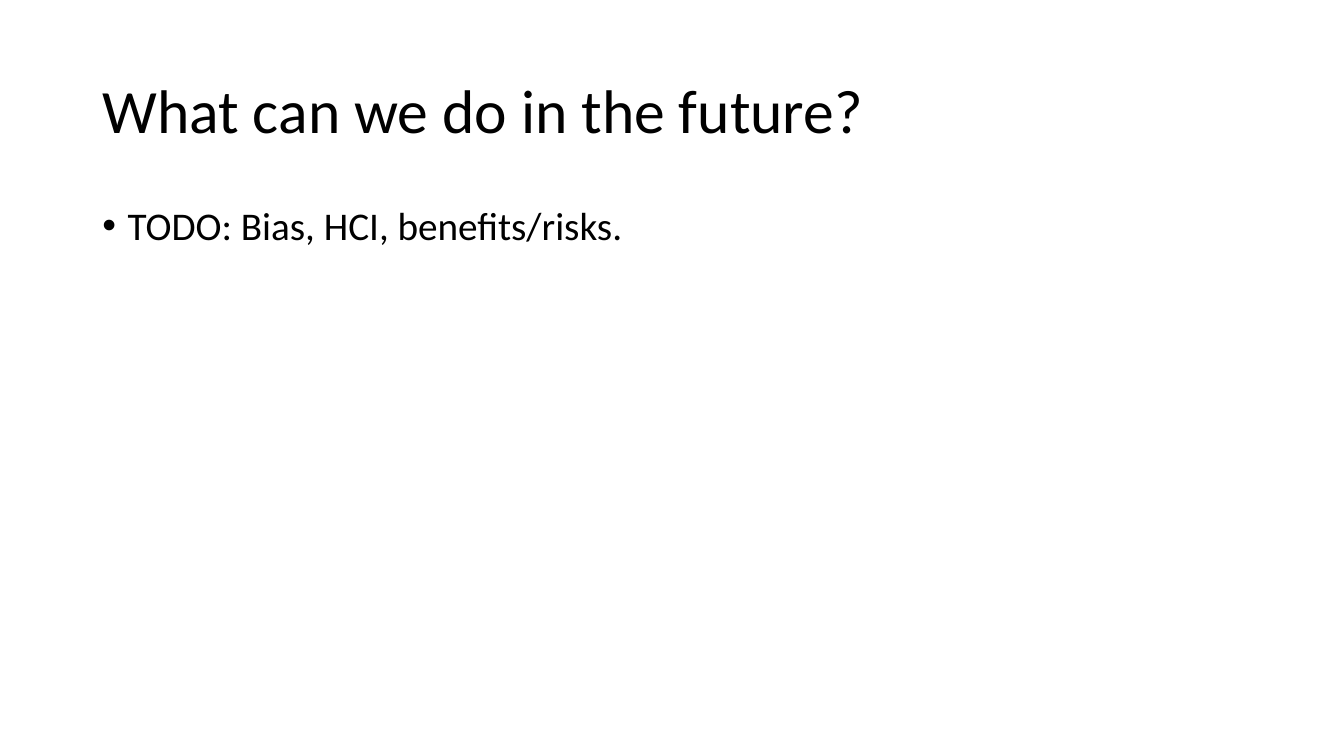
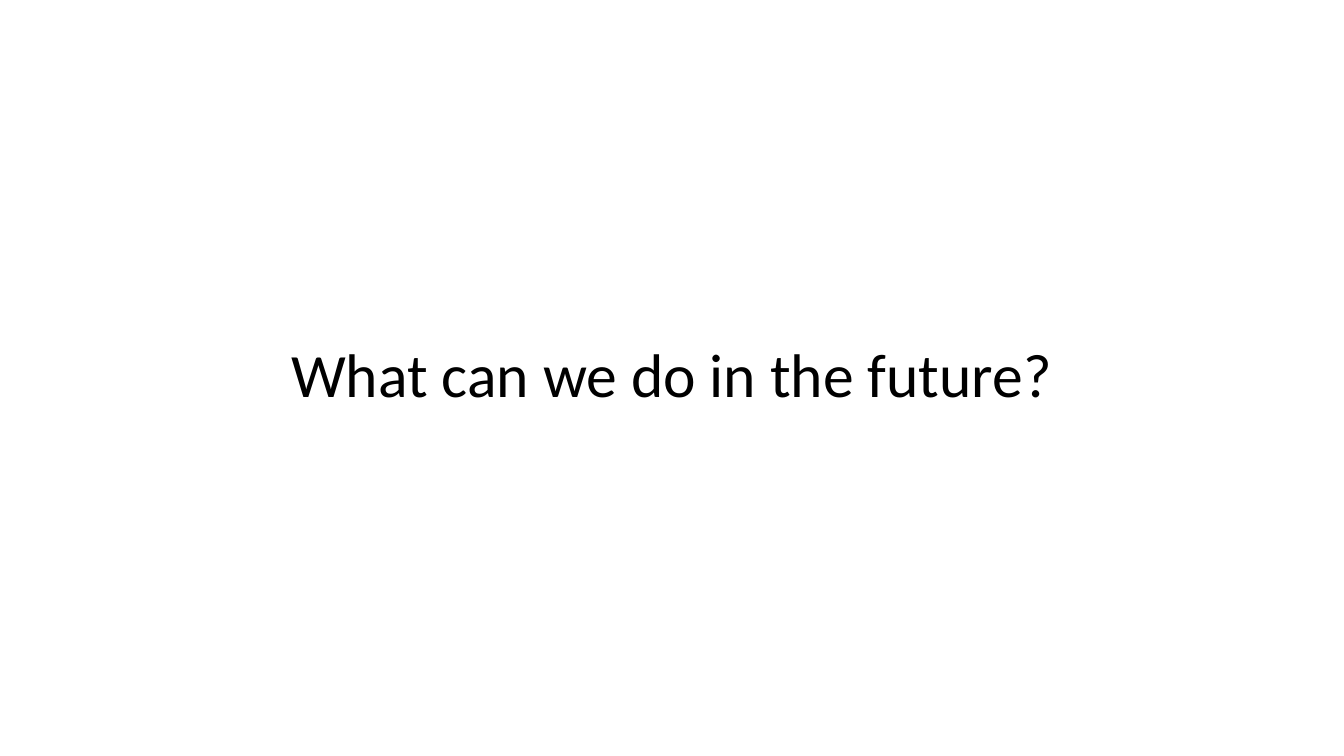
Before and after one commit to cchen23/AI4ALL_NLP, a slide deck: slide 32 of splash_slides.pptx (slide 28 before the commit). Drawn at 1344x756 pixels with LibreOffice and Linux fonts; fonts in the diff are those of the drawing. Boxes give left, top, right and bottom in pixels: in the first picture for what was removed or moved away, otherwise in the second. Text is boxed around its words. In the diff, an @@ line names an element or a change of style, - is before the commit and + after.

Commit message:
Add future and finish intro.

```diff
--- a/splash_slides.pptx
+++ b/splash_slides.pptx
@@ text removed at (128, 212, 623, 245) @@
-• TODO: Bias, HCI, benefits/risks.
@@ title "What can we do in ...": place and size @@
-title "What can we do in ..." at (102, 90, 863, 134)
+title "What can we do in ..." at (291, 354, 1052, 398)
@@ title "What can we do in ..." at (291, 354, 1052, 398): alignment left to centre @@
```
Also in this commit, not shown: 2 other slides changed, 6 slides added, 2 slides removed.
